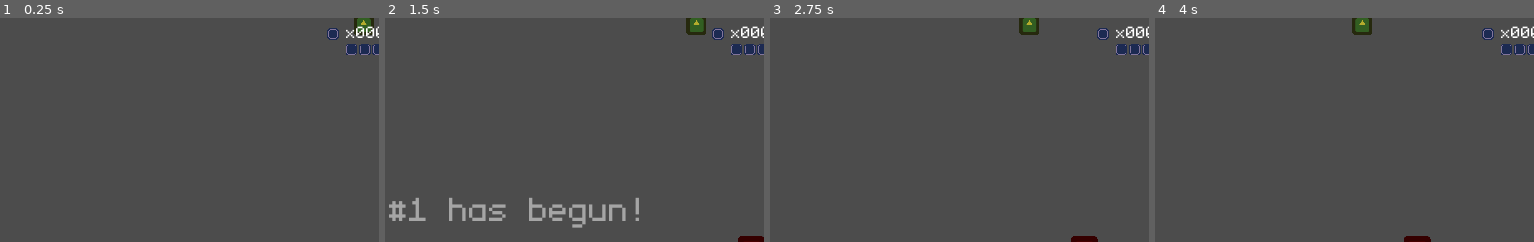
Above: before the commit, frames 1-4 (left to right).
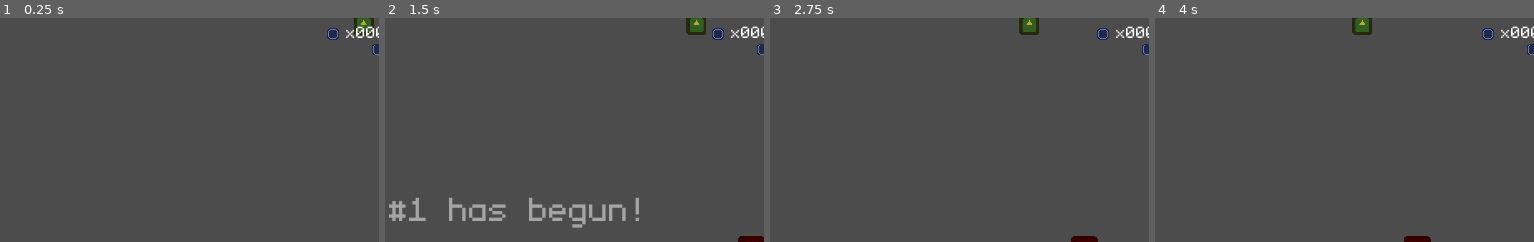
Above: after the commit, the same moments.

Repository: dmitriy-shmilo/gwj41
Game: Godot game, scene res://game_screen/game_screen.tscn
Two runs of this game, one before a commit and one after it. Both use one fixed random seed, a clock stepped at 60 frames per second and the inputs below. The engine's default icon, where the game draws it, is replaced by a stand-in: a white triangle on a blue panel in a dark square.
Inputs (mouse positions are % of the whole screen's width and height, from its top left):
- Up to frame 1 (0.25 s): no input
- Up to frame 2 (1.5 s): tap Enter at 0.5 s; move the mouse to (75, 45) at 0.52 s; hold D (right) 0.53-1.28 s; tap Space (interact) at 0.6, 1.35 s; click (75, 45) at 0.67 s; move the mouse to (31, 55) at 1.27 s; hold S (down) from 1.28 s (still down)
- Up to frame 3 (2.75 s): move the mouse to (62, 28) at 2.02 s; release S (down) at 2.03 s; hold D (right) from 2.03 s (still down); tap Space (interact) at 2.1 s
- Up to frame 4 (4 s): move the mouse to (46, 70) at 2.77 s; release D (right) at 2.78 s; hold W (up) 2.78-3.53 s; tap Space (interact) at 2.85, 3.6 s; click (46, 70) at 2.92 s; move the mouse to (83, 65) at 3.52 s; hold A (left) from 3.53 s (still down)
The pictures show only the part of the screen within x 48-98%, y 0-50%; the shares and areas given below are measured in that part.

The runs differ from the first frame. In frame 1, 0.3% of the frame differs, in the area x 91-98%, y 11-17%; in frame 2, 0.3%; in frame 3, 0.3%; in frame 4, 0.3%.

Commit message:
Apply purchased upgrades.

Diff:
--- a/src/data/upgrades/upgrade_registry.gd
+++ b/src/data/upgrades/upgrade_registry.gd
@@ -26,7 +26,7 @@
 	var result = []
 
 	for upgrade in UPGRADES:
-		if UserSaveData.unlocked_upgrades.has(upgrade.id):
+		if UserSaveData.unlocked_upgrades.has(float(upgrade.id)):
 			result.append(upgrade)
 
 	return result
--- a/src/game_screen/game_screen.gd
+++ b/src/game_screen/game_screen.gd
@@ -6,13 +6,16 @@
 
 onready var _pause_container: ColorRect = $"Gui/PauseContainer"
 onready var _gui: Gui = $"Gui"
+onready var _submarine: Submarine = $"Submarine"
 
-var _max_lives = 3
-var _lives = _max_lives
+var _max_lives = 1
+var _lives = 1
+var _max_oxygen = 60
+var _oxygen = 60
 var _score = 0
 
-
 func _ready() -> void:
+	_setup()
 	UserSaveData.is_running = true
 	UserSaveData.save_data()
 	_spawn(TREASURE_SCENE)
@@ -24,6 +27,24 @@
 	if event.is_action("system_pause"):
 		get_tree().paused = true
 		_pause_container.visible = true
+
+
+func _setup() -> void:
+	var upgrades = UpgradeRegistry.get_purchased_upgrades()
+
+	for upgrade in upgrades:
+		match upgrade.type:
+			Upgrade.UpgradeType.health:
+				_max_lives += upgrade.strength
+			Upgrade.UpgradeType.oxygen:
+				_max_oxygen += upgrade.strength
+			Upgrade.UpgradeType.ascend_speed:
+				_submarine.up_speed += upgrade.strength
+			Upgrade.UpgradeType.descend_speed:
+				_submarine.down_speed += upgrade.strength
+
+	_lives = _max_lives
+	_oxygen = _max_oxygen
 
 
 func _spawn(scene) -> void:
--- a/src/game_screen/submarine.gd
+++ b/src/game_screen/submarine.gd
@@ -1,16 +1,20 @@
 extends KinematicBody2D
 class_name Submarine
 
-export(float) var speed = 60.0
+export(float) var up_speed = 50.0
+export(float) var down_speed = 50.0
 export(Vector2) var direction = Vector2.ZERO
 
 func _process(delta: float) -> void:
 	if direction == Vector2.ZERO:
 		return
 
-	direction = direction.normalized()
+	if direction == Vector2.UP:
+		move_and_slide(direction * up_speed)
+		return
 
-	move_and_slide(direction * speed)
+	if direction == Vector2.DOWN:
+		move_and_slide(direction * down_speed)
 
 
 func ascend() -> void:
